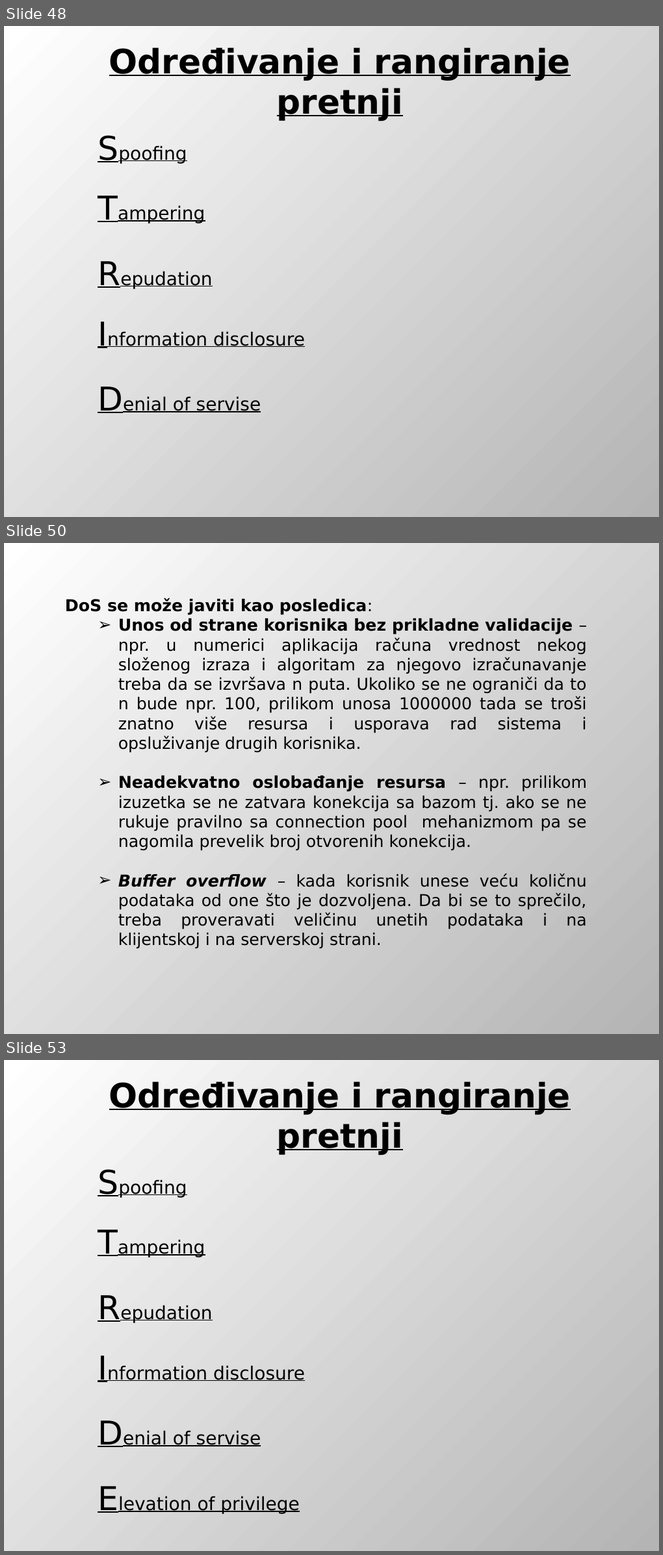
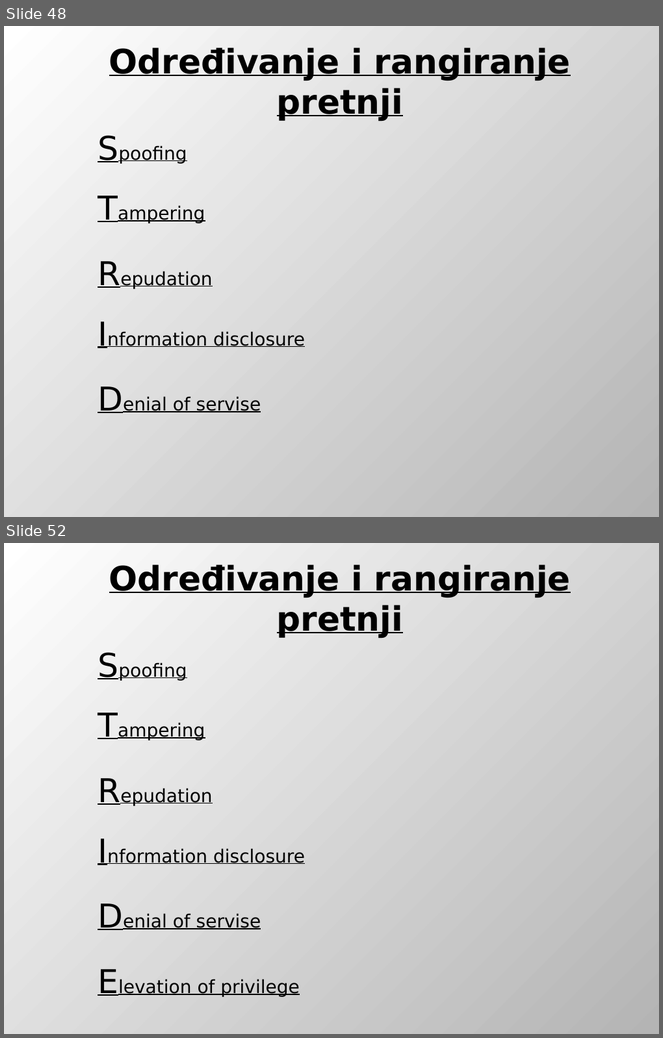
Before and after one commit to DejanUrosevic/XML-Projekat, a slide deck: Model Pretnji.pptx. Shown one above the other, each under a label of ours: slides 48, 50 and 53 before the commit, slides 48 and 52 after it; the slides between them are not shown. The pictures are 663x1555 and 663x1038 pixels, drawn with LibreOffice and Linux fonts; fonts in the diff are those of the drawing. Boxes give left, top, right and bottom in pixels: in the first picture for what was removed or moved away, otherwise in the second. Text is boxed around its words. In the diff, an @@ line names an element or a change of style, - is before the commit and + after.

```diff
--- a/Model Pretnji.pptx
+++ b/Model Pretnji.pptx
@@ slide 50 removed at (4, 543, 659, 1034), background gradient #FFFFFF to #B4B4B4 @@
@@ text removed at (65, 598, 587, 949) @@
-DoS se može javiti kao posledica:
-  ➢ Unos od strane korisnika bez prikladne validacije – npr. u numerici aplikacija računa vrednost nekog složenog izraza i algoritam za njegovo izračunavanje treba da se izvršava n puta. Ukoliko se ne ograniči da to n bude npr. 100, prilikom unosa 1000000 tada se troši znatno više resursa i usporava rad sistema i opsluživanje drugih korisnika.
-  ➢ Neadekvatno oslobađanje resursa – npr. prilikom izuzetka se ne zatvara konekcija sa bazom tj. ako se ne rukuje pravilno sa connection pool mehanizmom pa se nagomila prevelik broj otvorenih konekcija.
-  ➢ Buffer overflow – kada korisnik unese veću količnu podataka od one što je dozvoljena. Da bi se to sprečilo, treba proveravati veličinu unetih podataka i na klijentskoj i na serverskoj strani.
@@ what was slide 53 is now slide 52 @@
```
Also in this commit, not shown: 2 slides changed, 2 slides added, 2 other slides removed.
